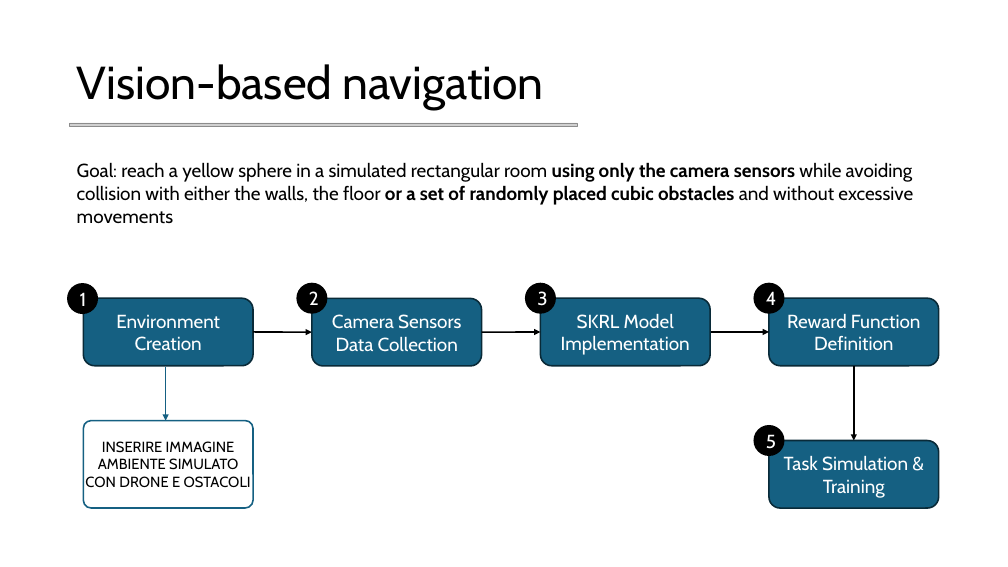
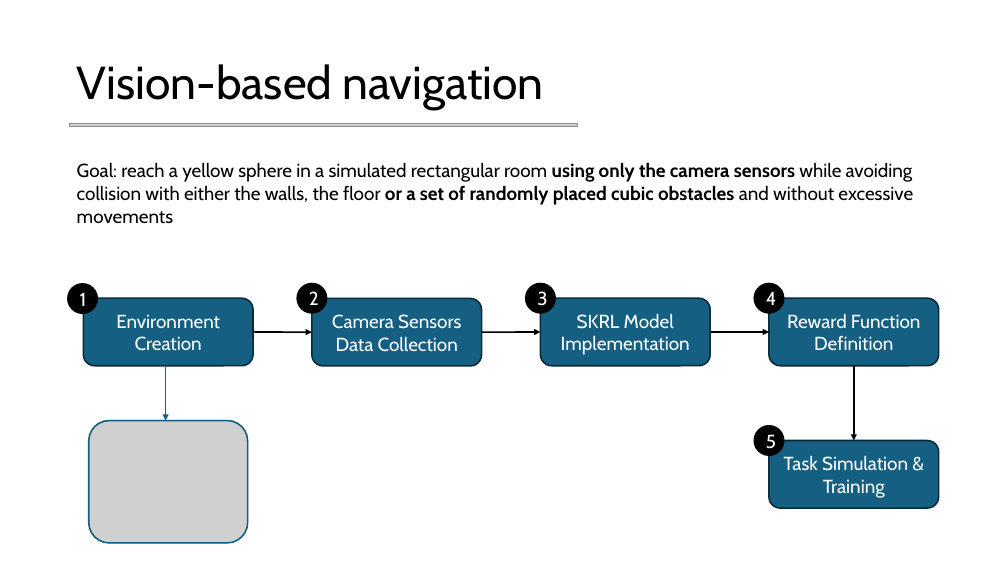
Before and after one commit to mettz/cps-project, a slide deck: slide 12 of docs/Slides.pptx. Drawn at 1008x567 pixels with LibreOffice and Linux fonts; fonts in the diff are those of the drawing; grey boxes stand for pictures. Boxes give left, top, right and bottom in pixels: in the first picture for what was removed or moved away, otherwise in the second. Text is boxed around its words. In the diff, an @@ line names an element or a change of style, - is before the commit and + after.

```diff
--- a/docs/Slides.pptx
+++ b/docs/Slides.pptx
@@ text removed at box(85, 441, 251, 488) @@
-INSERIRE IMMAGINE
-AMBIENTE SIMULATO
-CON DRONE E OSTACOLI
@@ rounded rectangle: place and size @@
-rounded rectangle at box(83, 420, 253, 508)
+rounded rectangle at box(88, 420, 247, 543)
@@ rounded rectangle at box(88, 420, 247, 543): fill #FFFFFF to none; proportions changed @@
@@ picture added at box(88, 420, 247, 543) @@
```
Also in this commit, not shown: 9 other slides changed.
